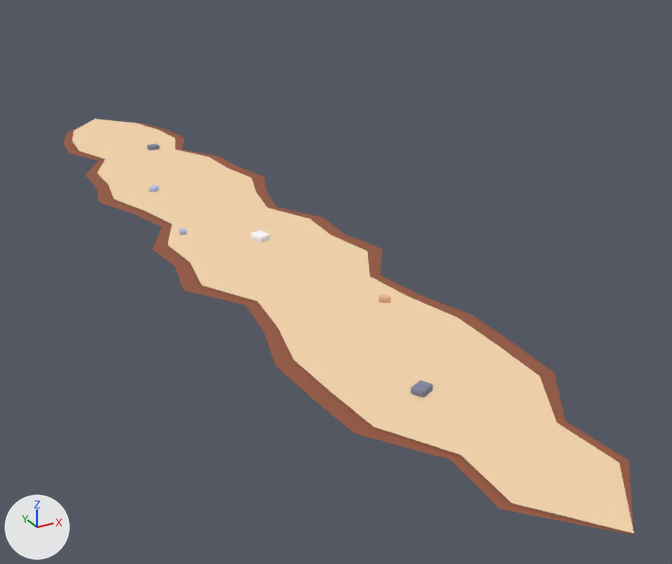
One commit to the glTF model public/assets/toycar/set-wash-bed.glb: the scene before it, then after it.
Before and after are seen from a 50 mm lens placed at (-12.1, -29.0, 11.8), pointed at (2.3, -2.9, -1.3). Arrows for +X, +Y and +Z are at lower left; the lights stay in place. The first picture is the older version. Vertices at exactly the same position are counted once.

In view in the first picture: 'bed'.
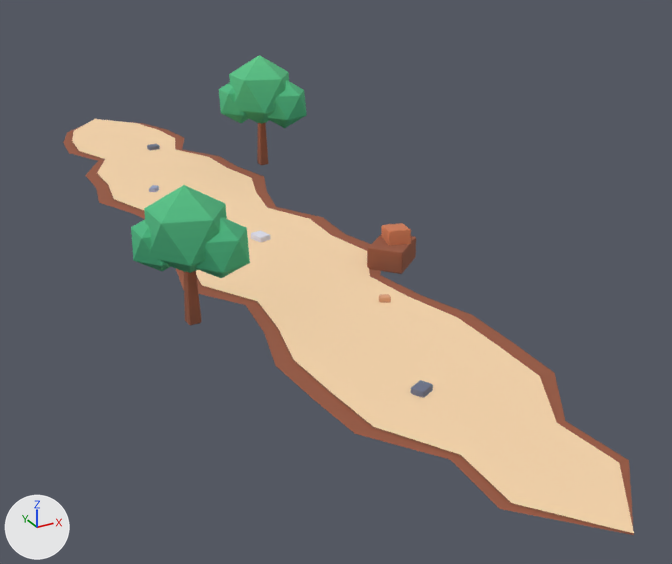
The change, as a list of edits to the scene's bpy script:
```text
Change me_bed:
    used by ob_bed; location = (0.0, 0.0, 0.0)
    remove me_bed.from_pydata(...)  # 224 vertices, 340 faces; spans x -3.6..3.6, y -19.0..19.0, z -0.1..0.3
    add me_bed.from_pydata(...)  # 392 vertices, 636 faces; spans x -5.5..6.1, y -19.0..19.0, z -0.1..4.8
    me_bed part 1: a new loose piece, an icosphere of 20 faces spanning x 3.0..5.6, y 6.2..8.8, z 1.8..4.8, in mat_colormap (picture img_colormap_png)
    me_bed part 2: a new loose piece, an icosphere of 20 faces spanning x 4.2..6.1, y 6.0..7.8, z 1.6..3.8, in mat_colormap (picture img_colormap_png)
    me_bed part 3: a new loose piece, an icosphere of 20 faces spanning x 2.6..4.5, y 7.2..8.9, z 1.8..3.8, in mat_colormap (picture img_colormap_png)
    me_bed part 4: a new loose piece, an icosphere of 20 faces spanning x -5.3..-2.9, y -7.1..-4.9, z 1.5..4.1, in mat_colormap (picture img_colormap_png)
    me_bed part 5: a new loose piece, an icosphere of 20 faces spanning x -4.2..-2.5, y -7.3..-5.7, z 1.4..3.3, in mat_colormap (picture img_colormap_png)
    me_bed part 6: a new loose piece, an icosphere of 20 faces spanning x -5.5..-4.0, y -6.3..-4.8, z 1.5..3.3, in mat_colormap (picture img_colormap_png)
    me_bed part 7: the loose piece of 24 vertices spanning x 0.0..0.6, y -1.3..-0.7, z -0.1..0.3 is copied, and the copy is turned -63 degrees about the z axis through its middle and scaled by 2.74, then moved by (2.9, -4.0, 0.3); it spans x 2.3..4.1, y -5.9..-4.1, z 0.0..0.8
    me_bed part 8: the loose piece of 24 vertices spanning x -0.9..-0.3, y -12.8..-12.2, z -0.1..0.2 is copied, and the copy is multiplied about its middle by the matrix ((-1.303, 1.463, 0.063), (-1.449, -1.3, 0.226), (0.21, 0.104, 1.946)), then moved by (4.0, 7.6, 0.8); it spans x 2.9..3.9, y -5.4..-4.4, z 0.6..1.3
    me_bed part 9: a new loose piece of 24 vertices spanning x 4.1..4.5, y 7.3..7.7, z 0.0..2.6, in mat_colormap (picture img_colormap_png)
    me_bed part 10: a new loose piece of 24 vertices spanning x -4.3..-3.9, y -6.2..-5.8, z 0.0..2.3, in mat_colormap (picture img_colormap_png)
    me_bed part 11: 254 kept faces spanning x -3.0..3.0, y -19.0..19.0, z -0.1..0.3 get new texture (UV) coordinates
```

What differs and where, as boxes [x1, y1, x2, y2] in the pictures (672 x 564 px):
'bed', reshaped (15% taller): before [63, 119, 634, 535]; after [63, 55, 634, 535]
part 1 of me_bed, added (green): after [229, 55, 289, 124]
part 2 of me_bed, added (green): after [267, 80, 307, 128]
part 3 of me_bed, added (green): after [219, 82, 249, 123]
part 4 of me_bed, added (green): after [144, 185, 227, 273]
part 5 of me_bed, added (green): after [195, 217, 250, 278]
part 6 of me_bed, added (green): after [131, 220, 171, 271]
part 7 of me_bed, added (brown): after [367, 234, 416, 274]
part 8 of me_bed, added (orange): after [381, 223, 411, 245]
part 9 of me_bed, added: after [257, 123, 268, 165]
part 10 of me_bed, added (brown): after [184, 271, 202, 326]
part 11 of me_bed, surface changed: [141, 142, 434, 397] in both
